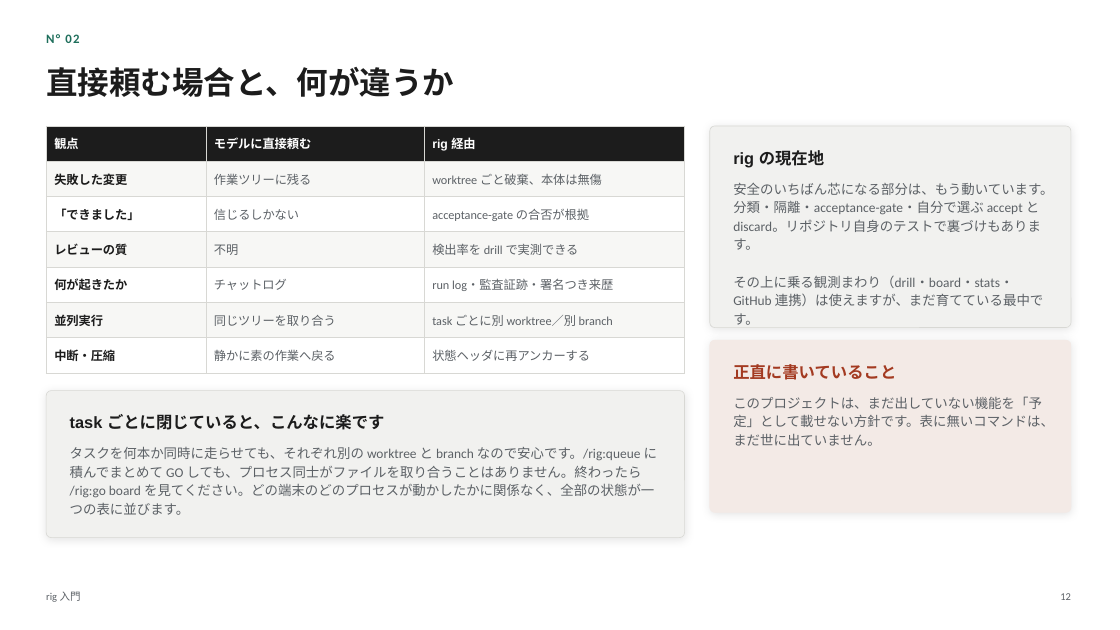
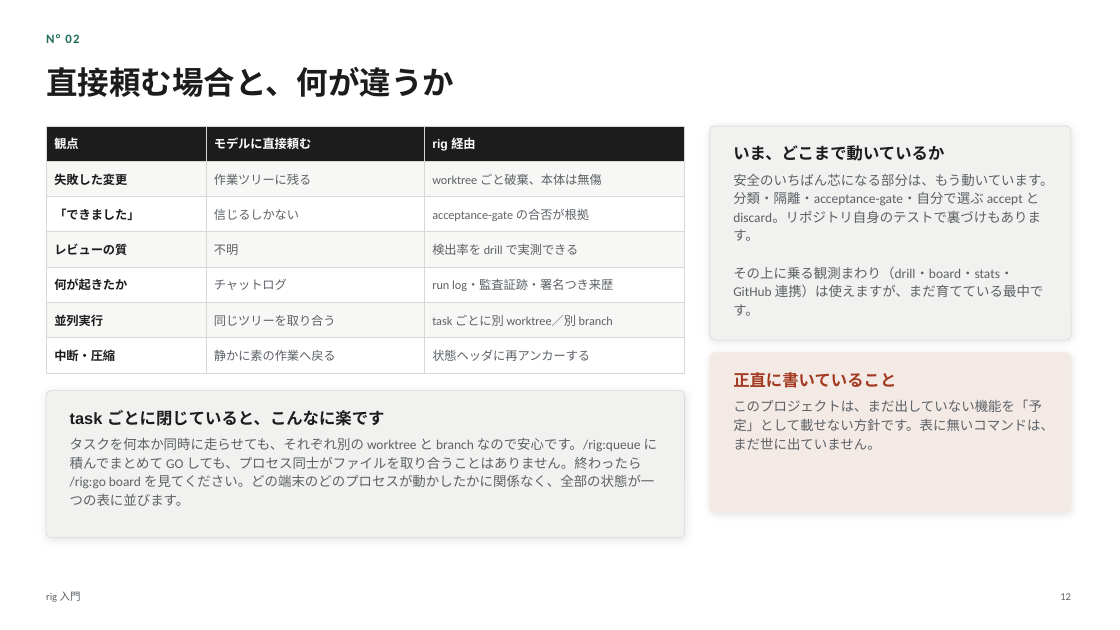
Before and after one commit to itoh-shun/rig, a slide deck: slide 12 of docs/onboarding/rig-intro.ja.pptx. Drawn at 1120x630 pixels with LibreOffice and Linux fonts; fonts in the diff are those of the drawing. Boxes give left, top, right and bottom in pixels: in the first picture for what was removed or moved away, otherwise in the second. Text is boxed around its words. In the diff, an @@ line names an element or a change of style, - is before the commit and + after.

```diff
--- a/docs/onboarding/rig-intro.ja.pptx
+++ b/docs/onboarding/rig-intro.ja.pptx
@@ rounded rectangle: place and size @@
-rounded rectangle at (710,126,1071,328)
+rounded rectangle at (710,126,1071,340)
@@ rounded rectangle at (710,126,1071,340): proportions changed @@
@@ text at (733,145,944,161): text changed @@
-rig の現在地
+いま、どこまで動いているか
@@ text "安全のいちばん芯になる部分は、もう動いています。分類・隔離・acceptance-gate・自分で選ぶ accept と ...": place and size @@
-text "安全のいちばん芯になる部分は、もう動いています。分類・隔離・acceptance-gate・自分で選ぶ accept と ..." at (733,183,1053,325)
+text "安全のいちばん芯になる部分は、もう動いています。分類・隔離・acceptance-gate・自分で選ぶ accept と ..." at (733,174,1053,316)
@@ rounded rectangle at (710,353,1071,513): proportions changed @@
@@ rounded rectangle: place and size @@
-rounded rectangle at (710,340,1071,513)
+rounded rectangle at (710,353,1071,513)
@@ text "正直に書いていること": place and size @@
-text "正直に書いていること" at (733,364,896,380)
+text "正直に書いていること" at (733,372,896,388)
@@ text "task ごとに閉じていると、こんなに楽です": place and size @@
-text "task ごとに閉じていると、こんなに楽です" at (70,414,384,430)
+text "task ごとに閉じていると、こんなに楽です" at (70,410,384,426)
@@ text "このプロジェクトは、まだ出していない機能を「予定」として載せない方針です。表に無いコマンドは、まだ世に出ていません。": place and size @@
-text "このプロジェクトは、まだ出していない機能を「予定」として載せない方針です。表に無いコマンドは、まだ世に出ていません。" at (733,396,1054,446)
+text "このプロジェクトは、まだ出していない機能を「予定」として載せない方針です。表に無いコマンドは、まだ世に出ていません。" at (733,399,1054,450)
@@ text "タスクを何本か同時に走らせても、それぞれ別の worktree と branch なので安心です。/rig:queue ...": place and size @@
-text "タスクを何本か同時に走らせても、それぞれ別の worktree と branch なので安心です。/rig:queue ..." at (70,447,657,515)
+text "タスクを何本か同時に走らせても、それぞれ別の worktree と branch なので安心です。/rig:queue ..." at (70,438,657,506)
```
Also in this commit, not shown: 27 other slides changed, 6 other files.
